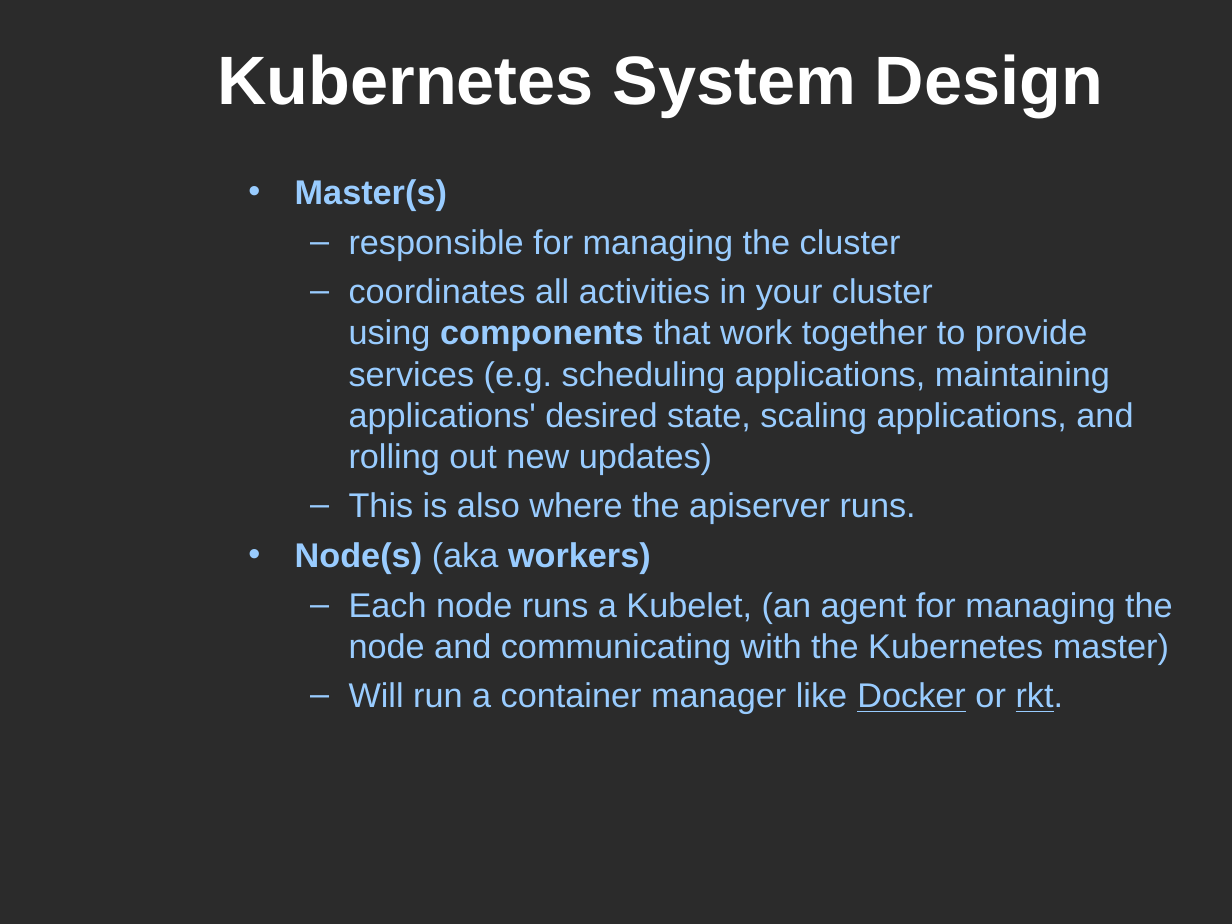
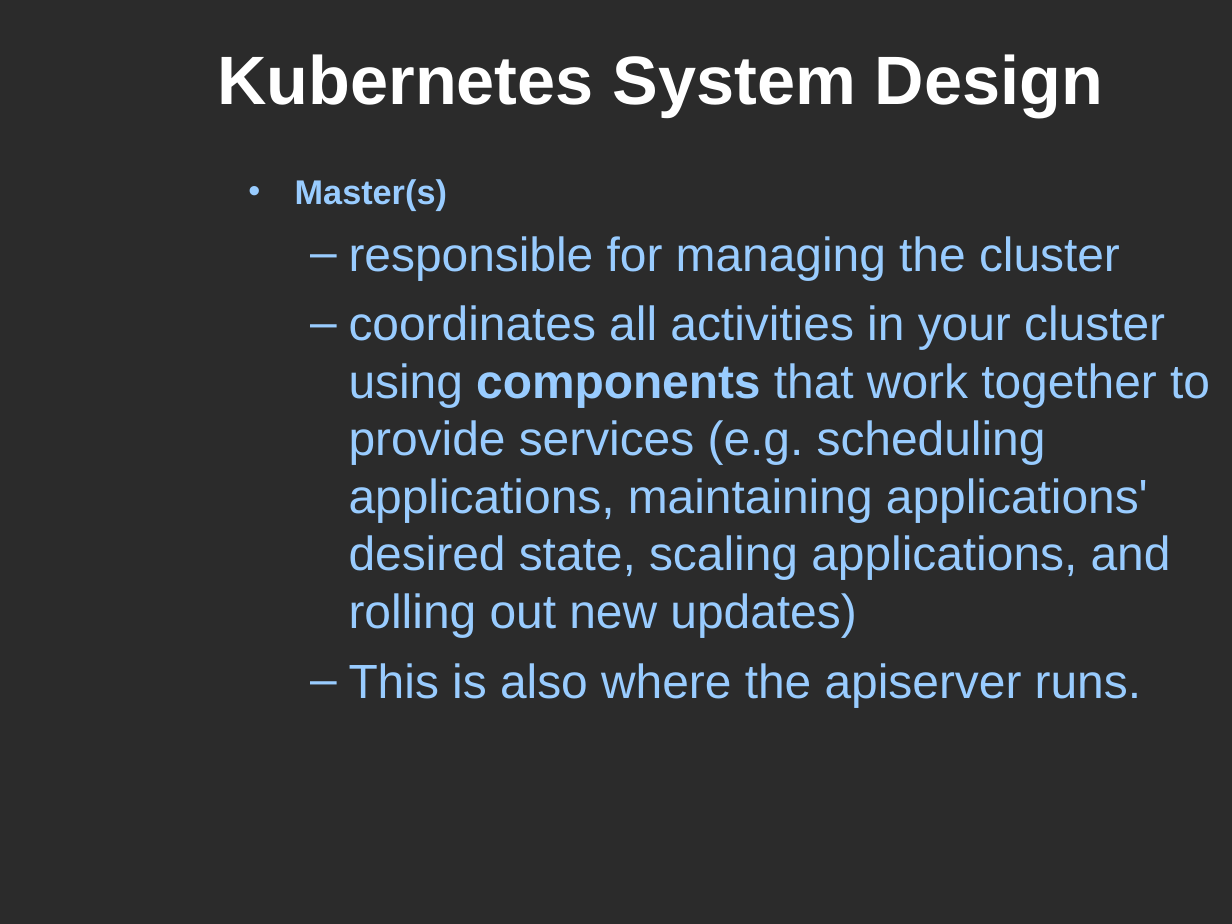
Before and after one commit to mars64/k8s-music-stack, a slide deck: slide 40 of MarcialWhite-Kubernetes101-www.SoFree.us-20170603.ppt (slide 26 before the commit). Drawn at 1232x924 pixels with LibreOffice and Linux fonts; fonts in the diff are those of the drawing; background and template pictures are left out; a plain dark background stands for a picture behind light text. Boxes give left, top, right and bottom in pixels: in the first picture for what was removed or moved away, otherwise in the second. Text is boxed around its words. In the diff, an @@ line names an element or a change of style, - is before the commit and + after.

```diff
--- a/MarcialWhite-Kubernetes101-www.SoFree.us-20170603.ppt
+++ b/MarcialWhite-Kubernetes101-www.SoFree.us-20170603.ppt
@@ text at <box>349,236,1210,707</box>: size 20 to 28 pt; more space between paragraphs @@
@@ text at <box>295,542,1173,714</box>: paragraphs removed @@
-• Node(s) (aka workers)
-  – Each node runs a Kubelet, (an agent for managing the node and communicating with the Kubernetes master)
-  – Will run a container manager like Docker or rkt.
```
Also in this commit, not shown: 16 other slides changed, 17 slides added, 1 other file.
